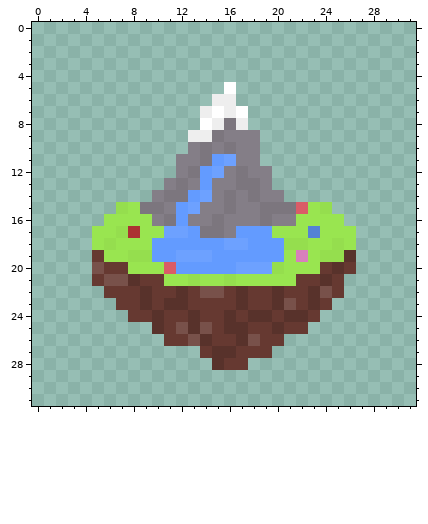
Pixel-art file -- Assets/Resources/Graphics/Textures/Favicon/Favicon.aseprite. The picture above is the old version.
32x32 pixels, 1 frame.
After the commit:
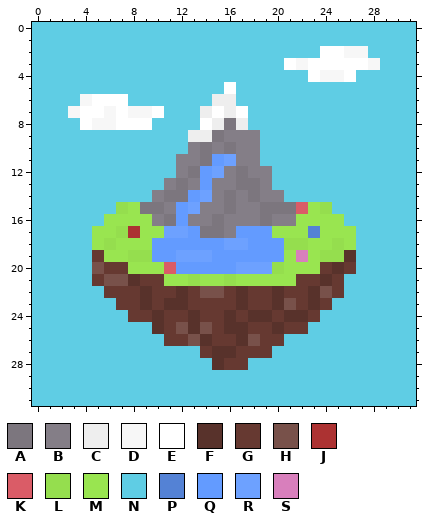
Palette (. is transparent): A #7c767e  B #847e87  C #eeeeee  D #f7f7f7  E #ffffff  F #58322b  G #663931  H #78514a  J #ac3232  K #da5c67  L #95de4e  M #99e550  N #5fcde4  P #5482d5  Q #639bff  R #6da1ff  S #d87fbc
Edits made:
There is now colour D in row 2 at x 26 to 27; in row 3 at x 22 and 28; in row 4 at x 24 to 25; in row 6 at x 4; in row 7 at x 3, 6 and 8 to 9; in row 8 at x 5 to 6.
There is now colour E in row 2 at x 24 to 25; in row 3 at x 21 and 23 to 27; in row 4 at x 23 and 26; in row 6 at x 5 to 7; in row 7 at x 4 to 5, 7 and 10; in row 8 at x 4 and 7 to 9.
There is now colour N in rows 0 to 1 at x 0 to 31; in row 2 at x 0 to 23 and 28 to 31; in row 3 at x 0 to 20 and 29 to 31; in row 4 at x 0 to 22 and 27 to 31; in row 5 at x 0 to 15 and 17 to 31; in row 6 at x 0 to 3, 8 to 14 and 17 to 31.
There is now colour N in row 7 at x 0 to 2, 11 to 13 and 18 to 31; in row 8 at x 0 to 3, 10 to 13 and 18 to 31; in rows 9 to 10 at x 0 to 12 and 19 to 31; in row 11 at x 0 to 11 and 19 to 31; in row 12 at x 0 to 11 and 20 to 31; in row 13 at x 0 to 10 and 20 to 31.
There is now colour N in row 14 at x 0 to 9 and 21 to 31; in row 15 at x 0 to 6 and 25 to 31; in row 16 at x 0 to 5 and 26 to 31; in rows 17 to 20 at x 0 to 4 and 27 to 31; in row 21 at x 0 to 4 and 26 to 31; in row 22 at x 0 to 5 and 26 to 31.
There is now colour N in row 23 at x 0 to 6 and 25 to 31; in row 24 at x 0 to 7 and 24 to 31; in row 25 at x 0 to 9 and 23 to 31; in row 26 at x 0 to 10 and 21 to 31; in row 27 at x 0 to 13 and 20 to 31; in row 28 at x 0 to 14 and 18 to 31.
There is now colour N in rows 29 to 31 at x 0 to 31.
